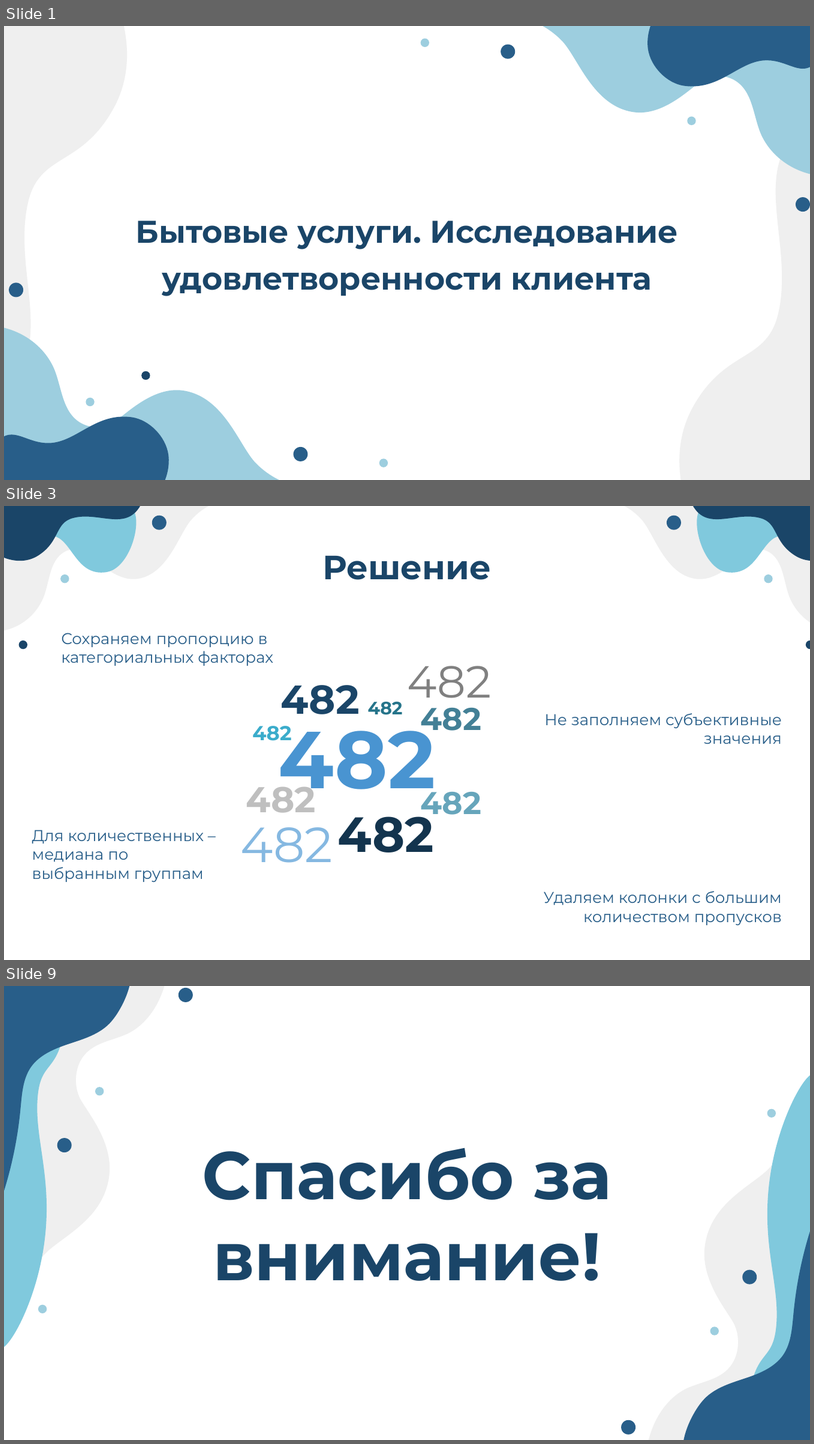
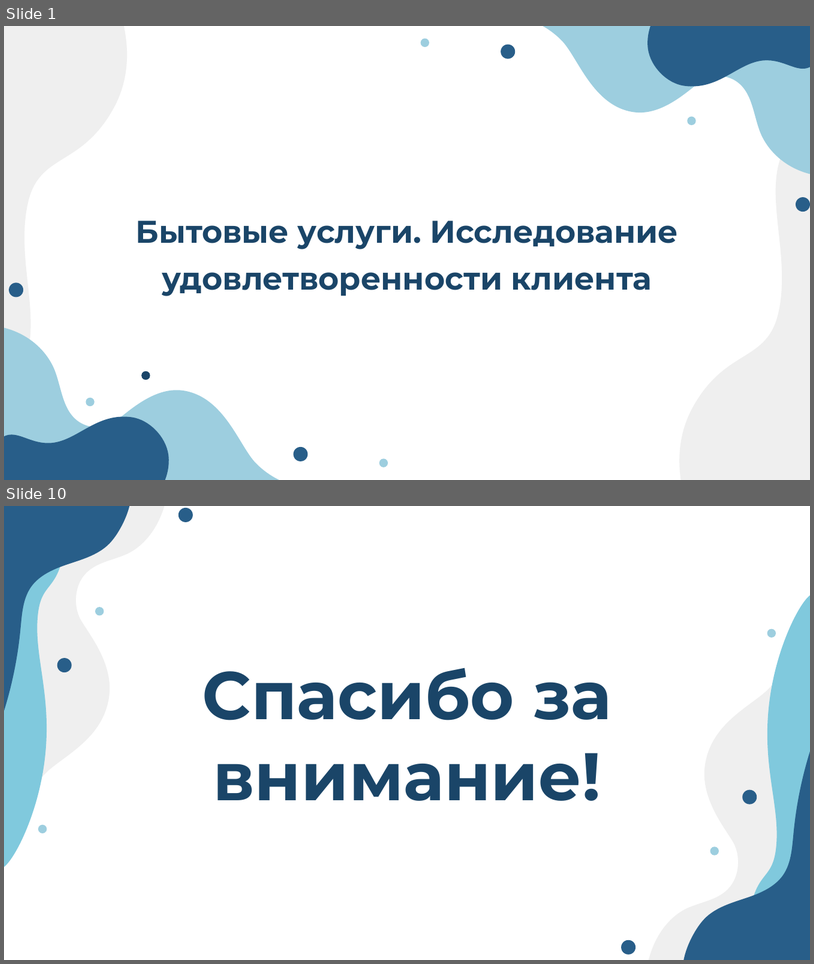
Before and after one commit to olegg366/SCHAD_household_services_09, a slide deck: Презентация.pptx. Shown one above the other, each under a label of ours: slides 1, 3 and 9 before the commit, slides 1 and 10 after it; the slides between them are not shown. The pictures are 814x1444 and 814x964 pixels, drawn with LibreOffice and Linux fonts; fonts in the diff are those of the drawing. Boxes give left, top, right and bottom in pixels: in the first picture for what was removed or moved away, otherwise in the second. Text is boxed around its words. In the diff, an @@ line names an element or a change of style, - is before the commit and + after.

```diff
--- a/Презентация.pptx
+++ b/Презентация.pptx
@@ slide 3 removed at (4,506,810,960), background #FFFFFF @@
@@ title removed at (323,555,492,580) @@
-Решение
@@ group removed at (4,506,230,649): 3 freeform shapes, 3 ellipses @@
@@ text removed at (61,633,273,666) @@
-Сохраняем пропорцию в категориальных факторах
@@ group removed at (604,506,810,649): 3 freeform shapes, 3 ellipses @@
@@ text removed at (408,666,492,708) @@
-482
@@ text removed at (281,685,360,714) @@
-482
@@ text removed at (368,701,403,715) @@
-482
@@ text removed at (279,710,436,807) @@
-482
@@ text removed at (421,707,482,738) @@
-482
@@ text removed at (545,713,782,744) @@
-Не заполняем субъективные значения
@@ text removed at (252,726,291,741) @@
-482
@@ text removed at (246,778,316,813) @@
-482
@@ text removed at (421,783,482,821) @@
-482
@@ text removed at (338,804,434,852) @@
-482
@@ text removed at (32,829,204,882) @@
-Для количественных – медиана по выбранным группам
@@ text removed at (240,827,333,862) @@
-482
@@ text removed at (544,891,782,925) @@
-Удаляем колонки с большим количеством пропусков
@@ what was slide 9 is now slide 10 @@
```
Also in this commit, not shown: 3 slides changed, 5 slides added, 3 other slides removed.
